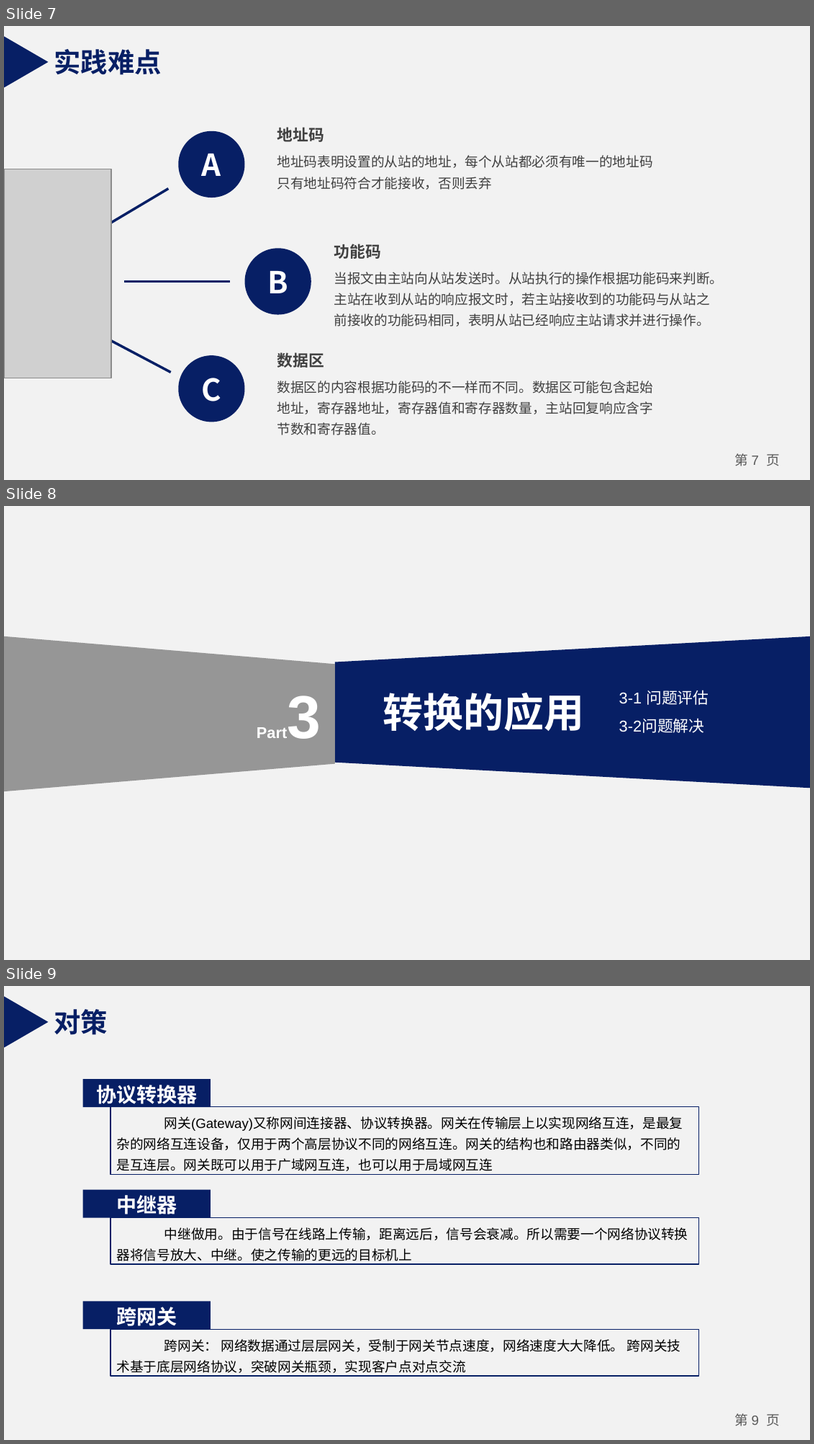
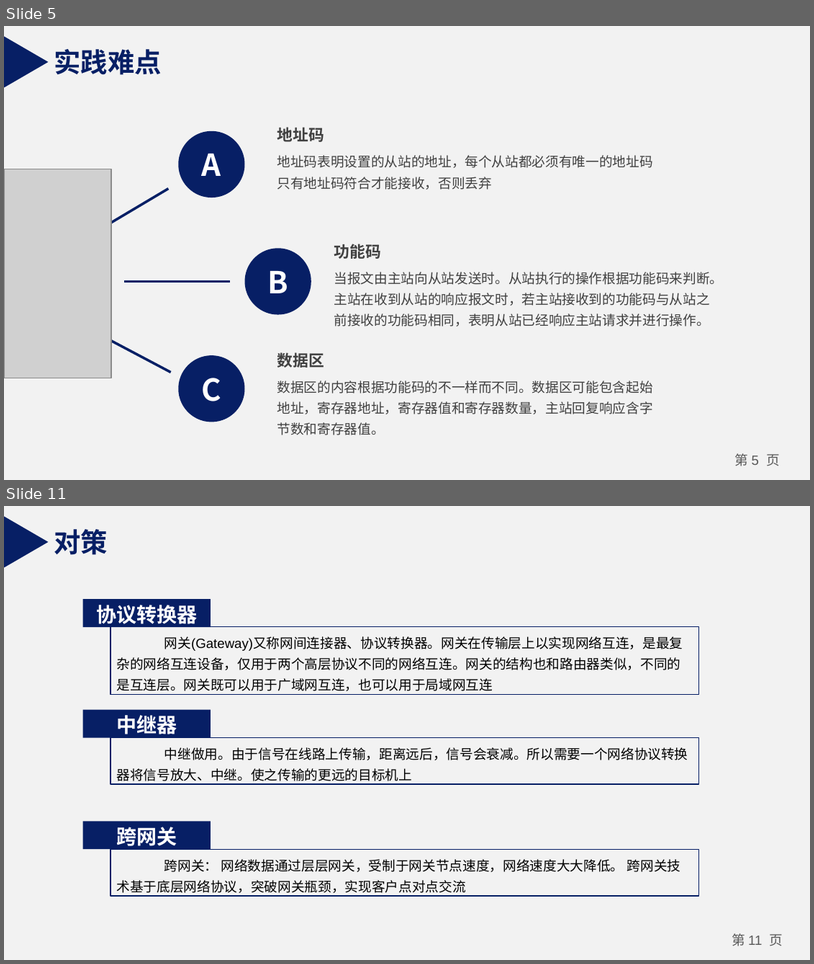
Before and after one commit to zhangjialu1996/20151104829-zjl, a slide deck: 20151104829-zjl-stm32协议转换设计与实现/20151104829张家禄-开题报告.pptx. Shown one above the other, each under a label of ours: slides 7, 8 and 9 before the commit, slides 5 and 11 after it; the slides between them are not shown. The pictures are 814x1444 and 814x964 pixels, drawn with LibreOffice and Linux fonts; fonts in the diff are those of the drawing; grey boxes stand for pictures. Boxes give left, top, right and bottom in pixels: in the first picture for what was removed or moved away, otherwise in the second. Text is boxed around its words. In the diff, an @@ line names an element or a change of style, - is before the commit and + after.

```diff
--- a/20151104829-zjl-stm32协议转换设计与实现/20151104829张家禄-开题报告.pptx
+++ b/20151104829-zjl-stm32协议转换设计与实现/20151104829张家禄-开题报告.pptx
@@ slide 8 removed at [4, 506, 810, 960], background #F2F2F2 @@
@@ trapezoid removed at [4, 636, 335, 791] @@
@@ trapezoid removed at [335, 636, 810, 788] @@
@@ text removed at [251, 675, 327, 754] @@
-Part3
@@ text removed at [383, 692, 584, 731] @@
-转换的应用
@@ text removed at [620, 690, 709, 705] @@
-3-1 问题评估
@@ text removed at [620, 719, 705, 733] @@
-3-2问题解决
@@ what was slide 7 is now slide 5 @@
@@ page number at [736, 453, 780, 466]: text changed @@
-第 7 页
+第 5 页
@@ what was slide 9 is now slide 11 @@
@@ page number at [732, 933, 784, 946]: text changed @@
-第 9 页
+第 11 页
```
Also in this commit, not shown: 4 slides changed, 5 slides added, 2 other slides removed, 1 other file.
